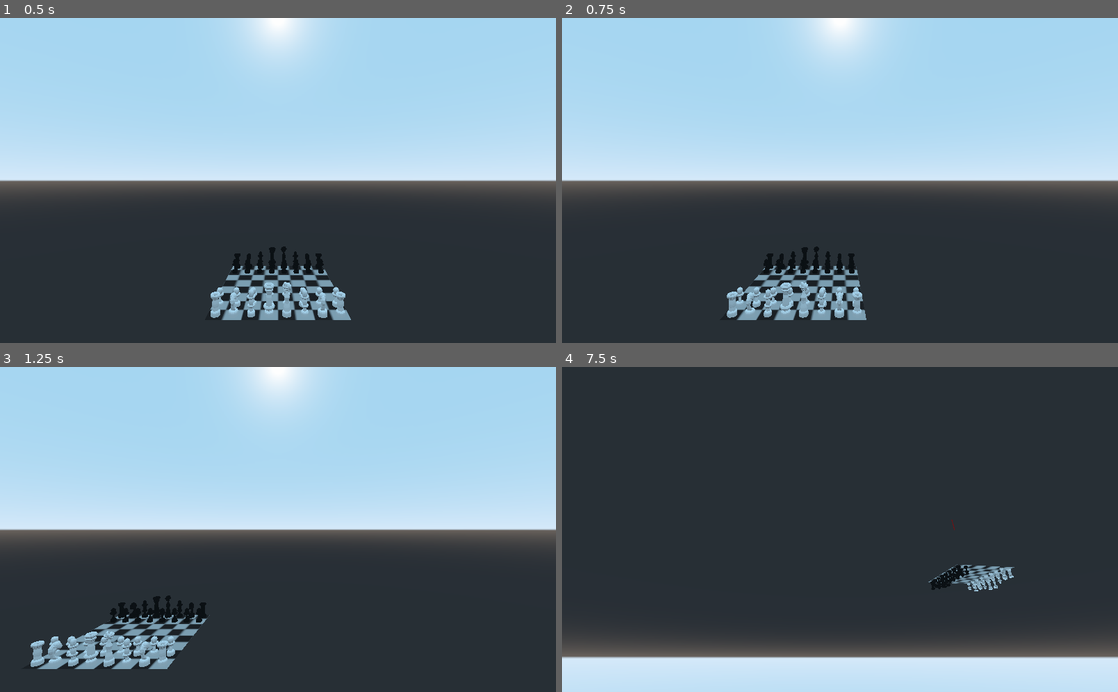
Above: before the commit, frames 1-4 (two rows, left to right).
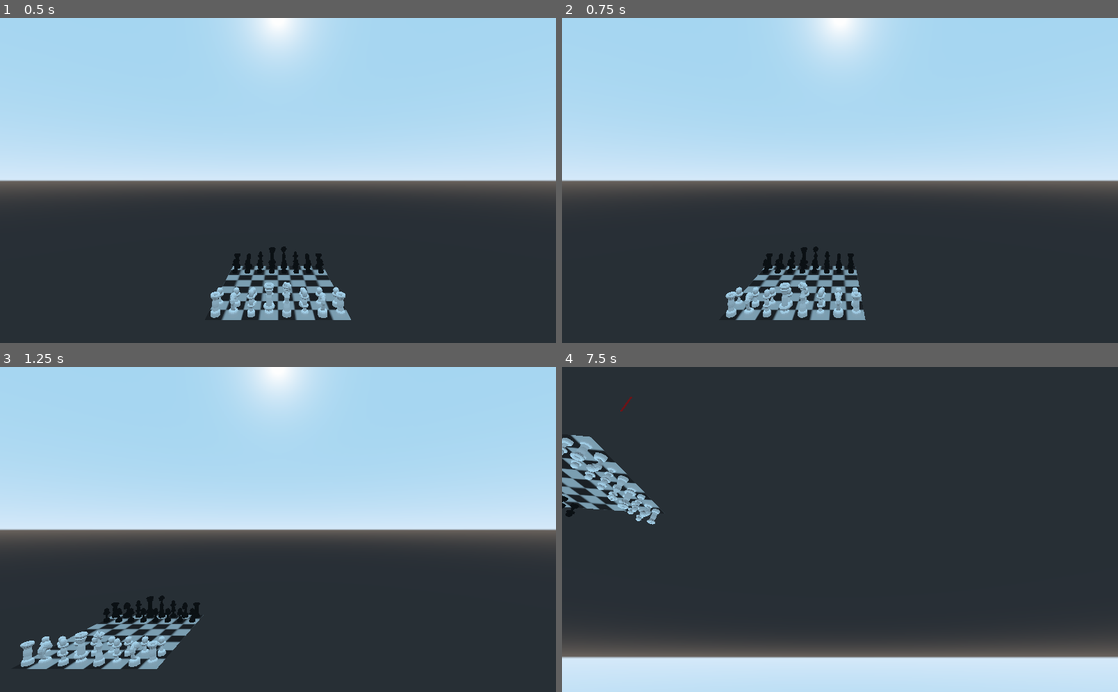
Above: after the commit, the same moments.

Repository: Roboticy3/Mess
Game: Godot game, scene res://chess.tscn
Two runs of this game, one before a commit and one after it. Both use one fixed random seed, a clock stepped at 60 frames per second and the inputs below.
Inputs (mouse positions are in pixels of both pictures, inside the frame that each line leads up to):
- Up to frame 1 (0.5 s): no input
- Up to frame 2 (0.75 s): tap Enter at 0.5 s; move the mouse to (962, 164) at 0.52 s; hold D (mv_right, bound only after the commit) from 0.53 s (still down); hold Right mouse button (ck_1, bound only after the commit) from 0.53 s (still down); click (962, 164) at 0.67 s
- Up to frame 3 (1.25 s): keep holding D (mv_right, bound only after the commit); keep holding Right mouse button (ck_1, bound only after the commit)
- Up to frame 4 (7.5 s): move the mouse to (728, 545) at 1.27 s; release D (mv_right, bound only after the commit) at 1.28 s; release Right mouse button (ck_1, bound only after the commit) at 1.28 s; hold S (mv_back, bound only after the commit) 1.28-2.03 s; right-click (728, 545) at 1.35 s; click (728, 545) at 1.42 s; tap Space (mv_up, bound only after the commit) at 2, 3.5, 5 s; move the mouse to (895, 458) at 2.02 s; hold D (mv_right, bound only after the commit) 2.03-2.78 s; hold Right mouse button (ck_1, bound only after the commit) 2.03-2.78 s; click (895, 458) at 2.17 s; tap Enter at 2.75, 4.25 s; move the mouse to (812, 594) at 2.77 s; hold W (mv_forward, bound only after the commit) 2.78-3.53 s; right-click (812, 594) at 2.85 s; click (812, 594) at 2.92 s; move the mouse to (1006, 578) at 3.52 s; hold Right mouse button (ck_1, bound only after the commit) 3.53-4.28 s; hold A (mv_left, bound only after the commit) 3.53-5.03 s; click (1006, 578) at 3.67 s; move the mouse to (673, 480) at 4.27 s; right-click (673, 480) at 4.35 s; click (673, 480) at 4.42 s; move the mouse to (867, 529) at 5.02 s; hold S (mv_back, bound only after the commit) 5.03-5.78 s; hold Right mouse button (ck_1, bound only after the commit) 5.03-5.78 s; click (867, 529) at 5.17 s; move the mouse to (756, 448) at 5.77 s; hold D (mv_right, bound only after the commit) 5.78-6.53 s; right-click (756, 448) at 5.85 s; click (756, 448) at 5.92 s; move the mouse to (962, 513) at 6.52 s; hold W (mv_forward, bound only after the commit) 6.53-7.28 s; hold Right mouse button (ck_1, bound only after the commit) 6.53-7.28 s; click (962, 513) at 6.67 s; move the mouse to (728, 545) at 7.27 s; hold D (mv_right, bound only after the commit) from 7.28 s (still down); right-click (728, 545) at 7.35 s; click (728, 545) at 7.42 s

Frame 1 is identical in both runs. In frame 2, 0.8% of the frame differs, in the area x 29-55%, y 70-93%; in frame 3, 3.2%, in the area x 3-38%, y 70-93%; in frame 4, 2.8%.

Commit message:
started reworking player movement
a little interlude before i start adding menus, win conditions, and portals and all that

Diff:
--- a/Objects/Player/Player.gd
+++ b/Objects/Player/Player.gd
@@ -26,15 +26,11 @@
 #debug cube is an object than can be moved around to visualize test features
 var debug_cube:CSGBox
 
-#map of keyboard keybinds using scancode for key buttons and button indices for mouse buttons
-var keymap:Dictionary = {"z":87,"x":68,"-z":83,"-x":65,"y":32,"-y":16777237,
-						"slct":1,"grab":2, "zin":4, "zout":5}
-
 #keep track of the player's target_motion and camera rotation
 #this way the global input map doesn't have to be used
-var target_motion:Dictionary = {"z":0, "x":0, "y":0, "r":Vector2.ZERO, "zoom":0}
+var target_motion:Dictionary = {"v":Vector3.ZERO, "r":Vector2.ZERO, "zoom":0}
 #momentum chases target_motion to smooth movement
-var momentum:Dictionary = {"z":0, "x":0, "y":0, "zoom":0}
+var momentum:Dictionary = {"v":Vector3.ZERO, "zoom":0}
 
 #the acceleration of momentum in u/s/s
 export (float) var accel = 50.0
@@ -44,6 +40,9 @@
 
 #sensitivity of the player in rad/100pix
 export (float) var sens = 0.75
+
+#dead zone on the controller axes
+export (PoolRealArray) var dead_zone = [0.1, 0.1]
 
 #last click the player made in uv_space
 export (Vector2) var uv_last = Vector2.ZERO
@@ -63,51 +62,58 @@
 
 #run movement functions on physics timestep
 func _physics_process(delta):
+	#apply movement based on target motion
+	move(delta)
 	look(delta)
 	accelerate(delta)
-	move(delta)
+
+#handle non-button inputs with Events
+func _input(event):
+	#if the mouse is moving and the camera rotate button is being held, rotate the camera
+	if event is InputEventMouseMotion && Input.is_action_pressed("ck_1"):
+		var e:InputEventMouseMotion = event
+		target_motion["r"] = e.speed
+
+#handle button inputs each frame
+func _process(delta):
+	#movement buttons
+	var z:float = Input.get_action_raw_strength("mv_back") - Input.get_action_raw_strength("mv_forward")
+	var x:float = Input.get_action_raw_strength("mv_right") - Input.get_action_raw_strength("mv_left")
+	var y:float = Input.get_action_raw_strength("mv_up") - Input.get_action_raw_strength("mv_down")
+	var v:Vector3 = Vector3(x, y, z)
+	if v.length() < dead_zone[0]: v = Vector3.ZERO
+	else: v *= speed
+	target_motion["v"] = v
+
+	#controller look
+	var azimuth:float = Input.get_action_raw_strength("lk_right") - Input.get_action_strength("lk_left")
+	var zenith:float = Input.get_action_strength("lk_down") - Input.get_action_raw_strength("lk_up")
+	var r:Vector2 = Vector2(azimuth, zenith)
+	if r.length() < dead_zone[1]: r = Vector2.ZERO
+	else: r *= Input.get_action_raw_strength("ck_1") * 500
+	target_motion["r"] = r
 
 #apply acceleration so momentum approaches target_motion
 func accelerate(var delta:float):
 	for tm in momentum.keys():
-		var d = sign(target_motion[tm] - momentum[tm])
+		var d = target_motion[tm] - momentum[tm]
 		momentum[tm] += d * accel * delta
-
-#set target_motion to player transforms
-func move(var delta:float):
-	#get local axes of the camera
-	var axes = transform.basis
-
-	#flatten y of axes for movement
-			#flip z axis
-	axes = {"z":(axes.z * -Vector3(1, 0, 1)).normalized(),
-			"x":(axes.x * Vector3(1, 0, 1)).normalized(),
-			#up is always up
-			"y":Vector3.UP}
-
-	#multiply vectors by target_motion and apply the translation and rotation
-	#flip z
-	var vector = Vector3.ZERO
-	for a in axes.keys():
-		vector += axes[a] * momentum[a] * delta
-
-	#move by origin
-	#transform.origin += vector * delta
-
-	#use move_and_collide to stop player from moving through the board
-	var col = move_and_collide(vector)
 
 func look(delta):
 	#multiply rotation motions by delta and sens
 	var axes = transform.basis
 	var rots = target_motion["r"] * delta * -sens/100
+	print(rots)
+
 	#use true y axis for horizontal rotation to make rotation more intuitive
 	transform = rotate(Vector3.UP, rots.x)
+
 	#do not rotate vertical camera past cutoffs
 	var limit = 0.95
 	var rot = rotate(axes.x, rots.y)
 	if abs(rot.basis.z.y) < limit:
 		transform = rot
+
 	#counteract any roll that the camera might have suffered
 	var tilt = (transform.basis.x / transform.basis.y).y
 	transform = rotate(transform.basis.z, -tan(tilt))
@@ -124,59 +130,8 @@
 	t.origin = o
 	return t
 
-#activated on button presses and mouse movements
-func _input(event):
-	if event is InputEventMouseButton || event is InputEventKey:
-		update_target_motion(event)
-
-	#set rotation vector when looking
-	if event is InputEventMouseMotion && looking:
-		target_motion["r"] = event.speed
-
-#take an input_event and check if it is a movement key, then use set_target_motion() accordingly
-func update_target_motion(var event):
-
-	#get value of event based on type
-	var escan = 0
-	if event is InputEventKey:
-		escan = event.scancode
-	elif event is InputEventMouseButton:
-		escan = event.button_index
-
-	for i in keymap.keys():
-		#get value on possible movment inputs
-		var vscan = keymap[i]
-
-		#see if current input matches any set actions
-		#if there's a match, execute the appropriate code
-		if vscan == escan:
-			if i in ["z", "x", "y"]:
-				set_target_motion(event.is_pressed(), i)
-			elif i in ["-z", "-x", "-y"]:
-				set_target_motion(event.is_pressed(), i)
-			elif vscan == keymap["slct"] && event.is_pressed():
-				request_square(event)
-			#only look if user is right-clicking
-			elif vscan == keymap["grab"]:
-				#stop values from overflowing on rising or falling edge of click
-				target_motion["r"] = Vector2.ZERO
-				if event.is_pressed():
-					looking = true
-				else:
-					looking = false
-
-#set target_motion to non-zero if event.is_pressed()
-func set_target_motion(var on_off:bool = true, var key:String = "z"):
-	var s = speed
-	#wtf?
-	if key.begins_with("-"):
-		s *= -1
-		key.erase(0, 1)
-
-	if on_off:
-		target_motion[key] = s
-	else:
-		target_motion[key] = 0
+func move(var delta:float) -> void:
+	move_and_collide(momentum["v"] * delta)
 
 #try to select a uv from the board
 func request_square(var event:InputEventMouseButton):
--- a/project.godot
+++ b/project.godot
@@ -119,8 +119,87 @@
 ui_accept={
 "deadzone": 0.5,
 "events": [ Object(InputEventKey,"resource_local_to_scene":false,"resource_name":"","device":0,"alt":false,"shift":false,"control":false,"meta":false,"command":false,"pressed":false,"scancode":16777221,"physical_scancode":0,"unicode":0,"echo":false,"script":null)
-, Object(InputEventKey,"resource_local_to_scene":false,"resource_name":"","device":0,"alt":false,"shift":false,"control":false,"meta":false,"command":false,"pressed":false,"scancode":16777222,"physical_scancode":0,"unicode":0,"echo":false,"script":null)
 , Object(InputEventJoypadButton,"resource_local_to_scene":false,"resource_name":"","device":0,"button_index":0,"pressure":0.0,"pressed":false,"script":null)
+ ]
+}
+ui_focus_next={
+"deadzone": 0.5,
+"events": [ Object(InputEventKey,"resource_local_to_scene":false,"resource_name":"","device":0,"alt":false,"shift":false,"control":false,"meta":false,"command":false,"pressed":false,"scancode":16777218,"physical_scancode":0,"unicode":0,"echo":false,"script":null)
+, Object(InputEventJoypadButton,"resource_local_to_scene":false,"resource_name":"","device":0,"button_index":5,"pressure":0.0,"pressed":false,"script":null)
+ ]
+}
+ui_focus_prev={
+"deadzone": 0.5,
+"events": [ Object(InputEventKey,"resource_local_to_scene":false,"resource_name":"","device":0,"alt":false,"shift":true,"control":false,"meta":false,"command":false,"pressed":false,"scancode":16777218,"physical_scancode":0,"unicode":0,"echo":false,"script":null)
+, Object(InputEventJoypadButton,"resource_local_to_scene":false,"resource_name":"","device":0,"button_index":4,"pressure":0.0,"pressed":false,"script":null)
+ ]
+}
+mv_right={
+"deadzone": 0.5,
+"events": [ Object(InputEventKey,"resource_local_to_scene":false,"resource_name":"","device":0,"alt":false,"shift":false,"control":false,"meta":false,"command":false,"pressed":false,"scancode":68,"physical_scancode":0,"unicode":0,"echo":false,"script":null)
+, Object(InputEventJoypadMotion,"resource_local_to_scene":false,"resource_name":"","device":0,"axis":0,"axis_value":1.0,"script":null)
+ ]
+}
+mv_forward={
+"deadzone": 0.5,
+"events": [ Object(InputEventKey,"resource_local_to_scene":false,"resource_name":"","device":0,"alt":false,"shift":false,"control":false,"meta":false,"command":false,"pressed":false,"scancode":87,"physical_scancode":0,"unicode":0,"echo":false,"script":null)
+, Object(InputEventJoypadMotion,"resource_local_to_scene":false,"resource_name":"","device":0,"axis":1,"axis_value":-1.0,"script":null)
+ ]
+}
+mv_left={
+"deadzone": 0.5,
+"events": [ Object(InputEventKey,"resource_local_to_scene":false,"resource_name":"","device":0,"alt":false,"shift":false,"control":false,"meta":false,"command":false,"pressed":false,"scancode":65,"physical_scancode":0,"unicode":0,"echo":false,"script":null)
+, Object(InputEventJoypadMotion,"resource_local_to_scene":false,"resource_name":"","device":0,"axis":0,"axis_value":-1.0,"script":null)
+ ]
+}
+mv_back={
+"deadzone": 0.5,
+"events": [ Object(InputEventKey,"resource_local_to_scene":false,"resource_name":"","device":0,"alt":false,"shift":false,"control":false,"meta":false,"command":false,"pressed":false,"scancode":83,"physical_scancode":0,"unicode":0,"echo":false,"script":null)
+, Object(InputEventJoypadMotion,"resource_local_to_scene":false,"resource_name":"","device":0,"axis":1,"axis_value":1.0,"script":null)
+ ]
+}
+lk_up={
+"deadzone": 0.5,
+"events": [ Object(InputEventJoypadMotion,"resource_local_to_scene":false,"resource_name":"","device":0,"axis":3,"axis_value":-1.0,"script":null)
+ ]
+}
+lk_down={
+"deadzone": 0.5,
+"events": [ Object(InputEventJoypadMotion,"resource_local_to_scene":false,"resource_name":"","device":0,"axis":3,"axis_value":1.0,"script":null)
+ ]
+}
+lk_left={
+"deadzone": 0.5,
+"events": [ Object(InputEventJoypadMotion,"resource_local_to_scene":false,"resource_name":"","device":0,"axis":2,"axis_value":-1.0,"script":null)
+ ]
+}
+lk_right={
+"deadzone": 0.5,
+"events": [ Object(InputEventJoypadMotion,"resource_local_to_scene":false,"resource_name":"","device":0,"axis":2,"axis_value":1.0,"script":null)
+ ]
+}
+ck_0={
+"deadzone": 0.5,
+"events": [ Object(InputEventMouseButton,"resource_local_to_scene":false,"resource_name":"","device":0,"alt":false,"shift":false,"control":false,"meta":false,"command":false,"button_mask":0,"position":Vector2( 0, 0 ),"global_position":Vector2( 0, 0 ),"factor":1.0,"button_index":1,"pressed":false,"doubleclick":false,"script":null)
+, Object(InputEventJoypadButton,"resource_local_to_scene":false,"resource_name":"","device":0,"button_index":4,"pressure":0.0,"pressed":false,"script":null)
+ ]
+}
+ck_1={
+"deadzone": 0.5,
+"events": [ Object(InputEventMouseButton,"resource_local_to_scene":false,"resource_name":"","device":0,"alt":false,"shift":false,"control":false,"meta":false,"command":false,"button_mask":0,"position":Vector2( 0, 0 ),"global_position":Vector2( 0, 0 ),"factor":1.0,"button_index":2,"pressed":false,"doubleclick":false,"script":null)
+, Object(InputEventJoypadButton,"resource_local_to_scene":false,"resource_name":"","device":0,"button_index":5,"pressure":0.0,"pressed":false,"script":null)
+ ]
+}
+mv_up={
+"deadzone": 0.5,
+"events": [ Object(InputEventKey,"resource_local_to_scene":false,"resource_name":"","device":0,"alt":false,"shift":false,"control":false,"meta":false,"command":false,"pressed":false,"scancode":32,"physical_scancode":0,"unicode":0,"echo":false,"script":null)
+, Object(InputEventJoypadButton,"resource_local_to_scene":false,"resource_name":"","device":0,"button_index":0,"pressure":0.0,"pressed":false,"script":null)
+ ]
+}
+mv_down={
+"deadzone": 0.5,
+"events": [ Object(InputEventKey,"resource_local_to_scene":false,"resource_name":"","device":0,"alt":false,"shift":false,"control":false,"meta":false,"command":false,"pressed":false,"scancode":16777237,"physical_scancode":0,"unicode":0,"echo":false,"script":null)
+, Object(InputEventJoypadButton,"resource_local_to_scene":false,"resource_name":"","device":0,"button_index":1,"pressure":0.0,"pressed":false,"script":null)
  ]
 }
 
